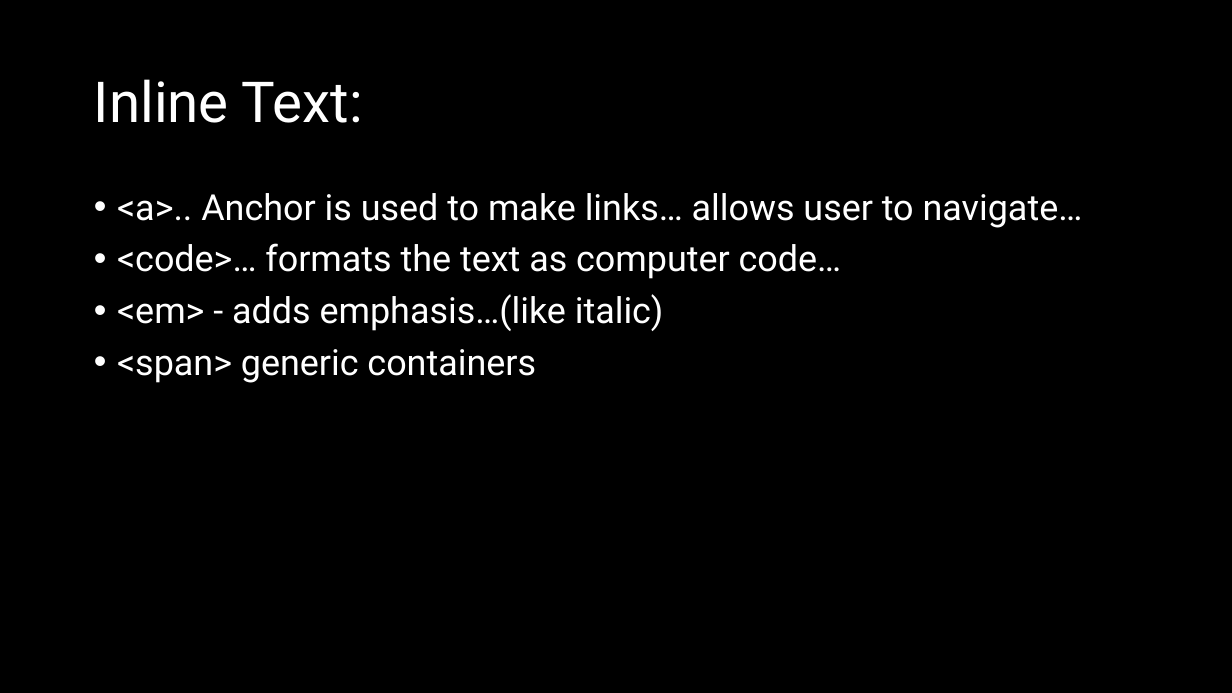
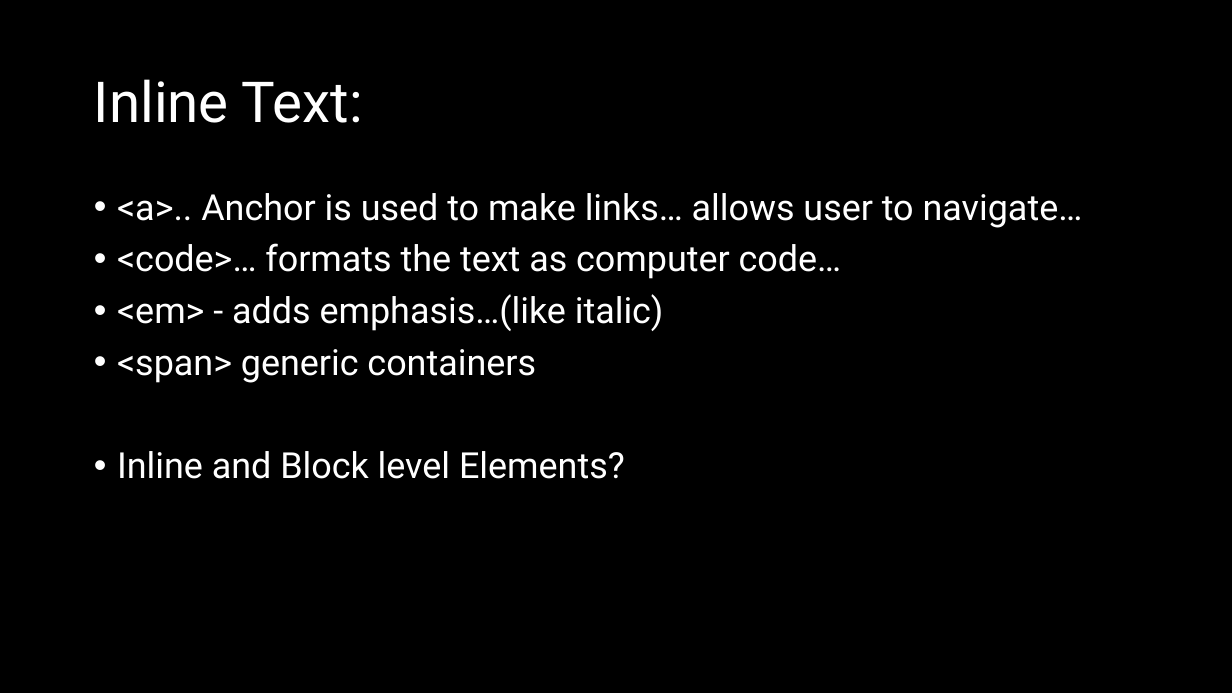
Before and after one commit to natiquekeyin/spring2025, a slide deck: slide 17 of FrontEnd/Week1/Week 1.pptx. Drawn at 1232x693 pixels with LibreOffice and Linux fonts; fonts in the diff are those of the drawing. Boxes give left, top, right and bottom in pixels: in the first picture for what was removed or moved away, otherwise in the second. Text is boxed around its words. In the diff, an @@ line names an element or a change of style, - is before the commit and + after.

```diff
--- a/FrontEnd/Week1/Week 1.pptx
+++ b/FrontEnd/Week1/Week 1.pptx
@@ text at (117,451,625,479): paragraph added @@
+• Inline and Block level Elements?
```
Also in this commit, not shown: 4 other slides changed, 4 other files.
